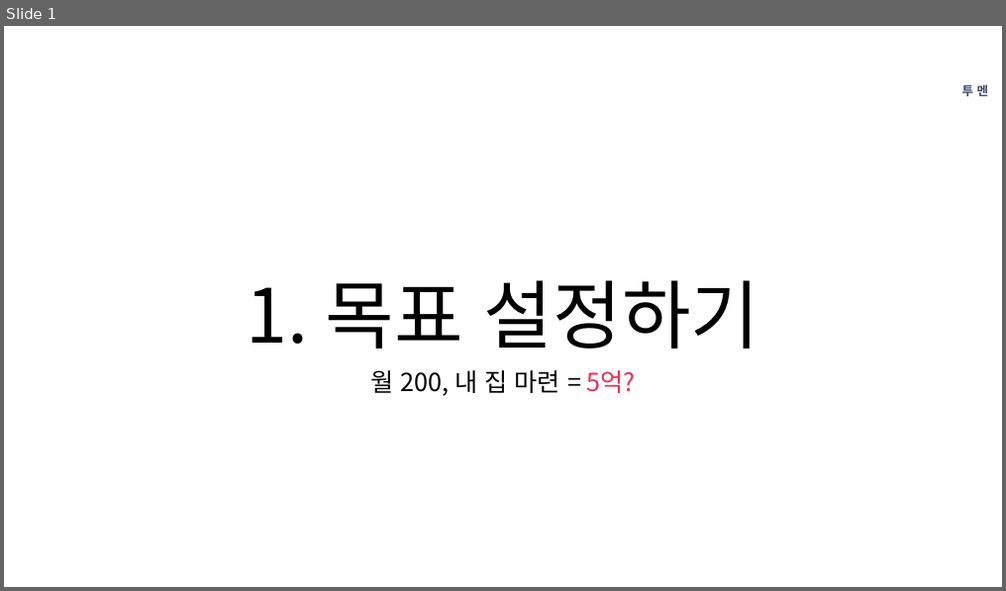
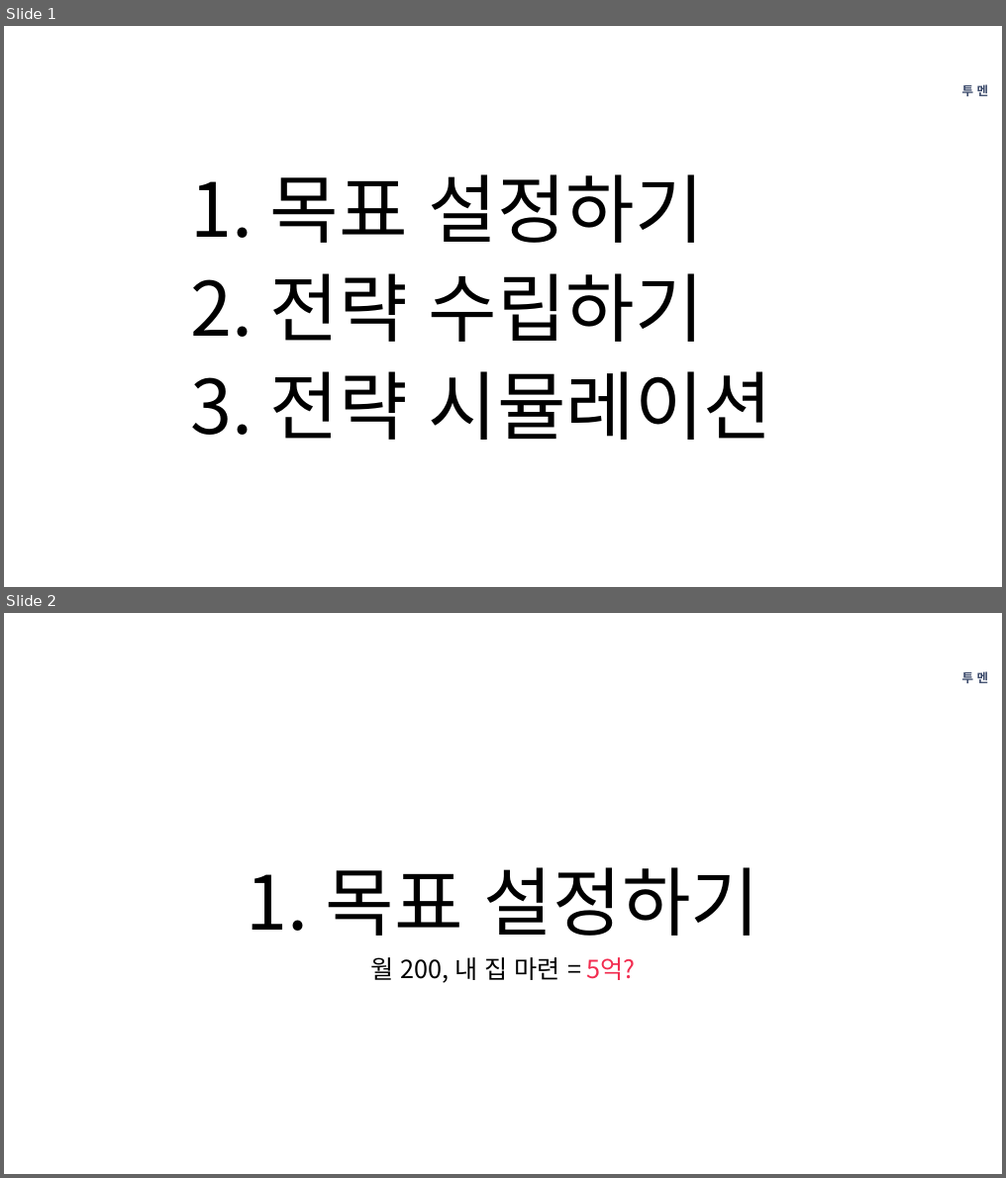
Before and after one commit to sdjhs0327/ws_fn, a slide deck: lectures/강의자료/강의자료_내부설명용.pptx. Shown one above the other, each under a label of ours: slide 1 before the commit, slides 1 and 2 after it. The pictures are 1006x591 and 1006x1178 pixels, drawn with LibreOffice and Linux fonts; fonts in the diff are those of the drawing; background and template pictures are left out. Boxes give left, top, right and bottom in pixels: in the first picture for what was removed or moved away, otherwise in the second. Text is boxed around its words. In the diff, an @@ line names an element or a change of style, - is before the commit and + after.

```diff
--- a/lectures/강의자료/강의자료_내부설명용.pptx
+++ b/lectures/강의자료/강의자료_내부설명용.pptx
@@ slide 1 added at [4,26,1002,587], background #FFFFFF; not listed: 1 template element that a slide beside it also shows @@
@@ text added at [191,174,704,243], 72 pt, text #000000 @@
+1. 목표 설정하기
@@ text added at [191,274,704,342], 72 pt, text #000000 @@
+2. 전략 수립하기
@@ text added at [191,372,773,440], 72 pt, text #000000 @@
+3. 전략 시뮬레이션
@@ what was slide 1 is now slide 2 @@
```
Also in this commit, not shown: 1 slide changed, 7 other files.
